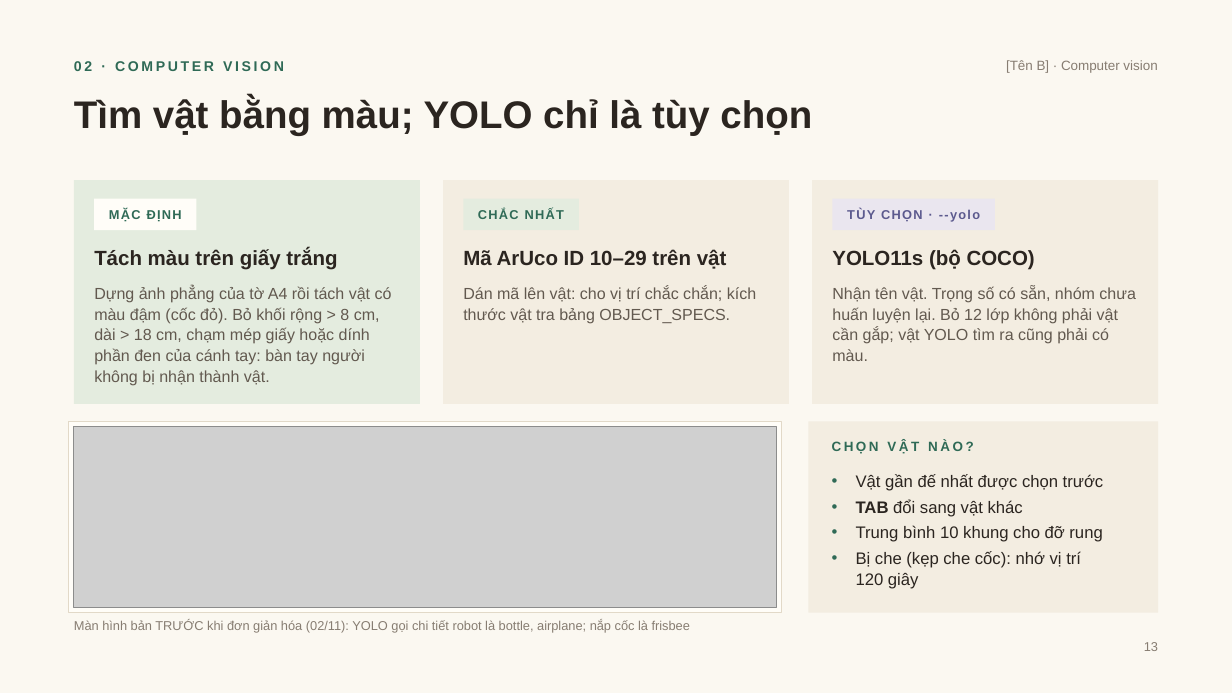
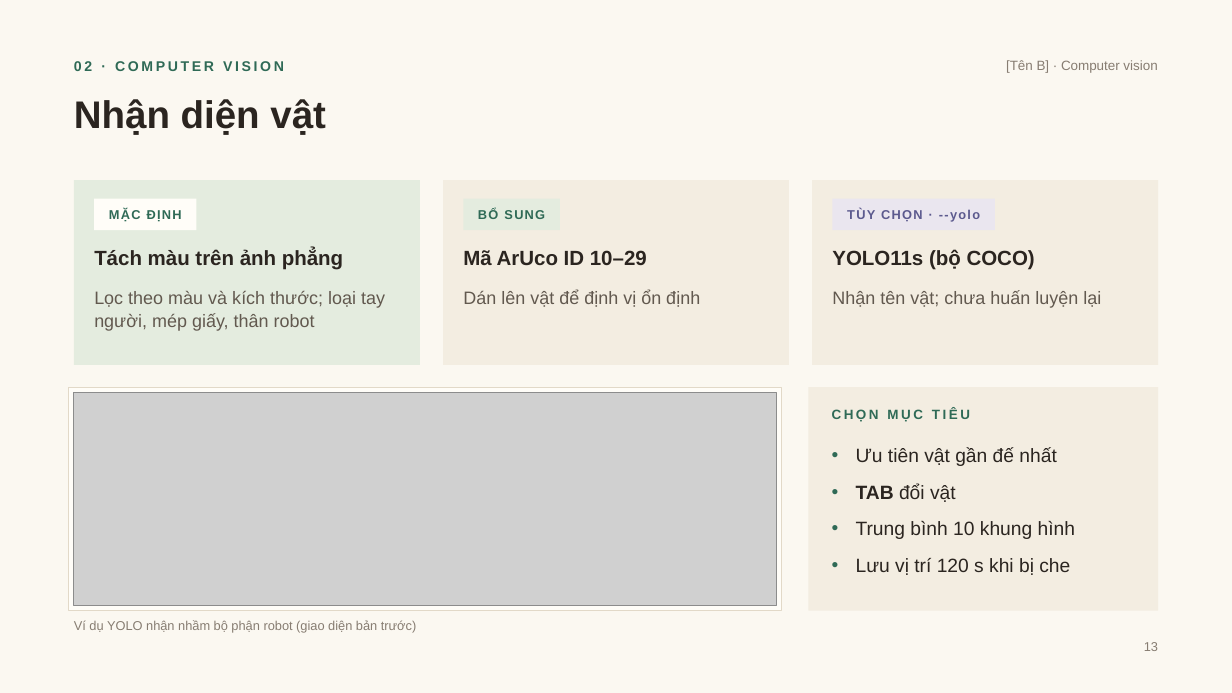
Before and after one commit to DuongNAD/Project_IoT, a slide deck: slide 13 of slides/Project_IoT_ThuyetTrinh.pptx. Drawn at 1232x693 pixels with LibreOffice and Linux fonts; fonts in the diff are those of the drawing; grey boxes stand for pictures. Boxes give left, top, right and bottom in pixels: in the first picture for what was removed or moved away, otherwise in the second. Text is boxed around its words. In the diff, an @@ line names an element or a change of style, - is before the commit and + after.

```diff
--- a/slides/Project_IoT_ThuyetTrinh.pptx
+++ b/slides/Project_IoT_ThuyetTrinh.pptx
@@ text at <box>74,99,326,135</box>: text changed @@
-Tìm vật bằng màu; YOLO chỉ là tùy chọn
+Nhận diện vật
@@ rectangle: place and size @@
-rectangle at <box>74,180,420,404</box>
+rectangle at <box>74,180,420,365</box>
@@ rectangle: place and size @@
-rectangle at <box>443,180,788,404</box>
+rectangle at <box>443,180,788,365</box>
@@ rectangle "BỔ SUNG": place and size @@
-rectangle "BỔ SUNG" at <box>463,199,579,230</box>
+rectangle "BỔ SUNG" at <box>463,199,560,230</box>
@@ text in rectangle at <box>478,209,545,219</box>: text changed @@
-CHẮC NHẤT
+BỔ SUNG
@@ rectangle: place and size @@
-rectangle at <box>812,180,1158,404</box>
+rectangle at <box>812,180,1158,365</box>
@@ text at <box>94,248,343,269</box>: text changed @@
-Tách màu trên giấy trắng
+Tách màu trên ảnh phẳng
@@ text at <box>463,250,647,265</box>: text changed @@
-Mã ArUco ID 10–29 trên vật
+Mã ArUco ID 10–29
@@ text at <box>94,291,385,331</box>: text changed; size 12.5 to 14 pt @@
-Dựng ảnh phẳng của tờ A4 rồi tách vật có màu đậm (cốc đỏ). Bỏ khối rộng > 8 cm, dài > 18 cm, chạm mép giấy hoặc dính phần đen của cánh tay: bàn tay người không bị nhận thành vật.
+Lọc theo màu và kích thước; loại tay người, mép giấy, thân robot
@@ text at <box>463,290,700,307</box>: text changed; size 12.5 to 14 pt @@
-Dán mã lên vật: cho vị trí chắc chắn; kích thước vật tra bảng OBJECT_SPECS.
+Dán lên vật để định vị ổn định
@@ text at <box>832,290,1101,308</box>: text changed; size 12.5 to 14 pt @@
-Nhận tên vật. Trọng số có sẵn, nhóm chưa huấn luyện lại. Bỏ 12 lớp không phải vật cần gắp; vật YOLO tìm ra cũng phải có màu.
+Nhận tên vật; chưa huấn luyện lại
@@ rectangle: place and size @@
-rectangle at <box>68,421,782,613</box>
+rectangle at <box>68,387,782,611</box>
@@ rectangle: place and size @@
-rectangle at <box>809,421,1158,613</box>
+rectangle at <box>809,387,1158,611</box>
@@ picture: place and size @@
-picture at <box>74,427,776,607</box>
+picture at <box>74,393,776,605</box>
@@ text at <box>832,409,970,422</box>: text changed @@
-CHỌN VẬT NÀO?
+CHỌN MỤC TIÊU
@@ text at <box>856,447,1075,575</box>: text changed; size 13 to 15 pt @@
-• Vật gần đế nhất được chọn trước
-• TAB đổi sang vật khác
-• Trung bình 10 khung cho đỡ rung
-• Bị che (kẹp che cốc): nhớ vị trí 120 giây
+• Ưu tiên vật gần đế nhất
+• TAB đổi vật
+• Trung bình 10 khung hình
+• Lưu vị trí 120 s khi bị che
@@ text at <box>74,620,416,633</box>: text changed @@
-Màn hình bản TRƯỚC khi đơn giản hóa (02/11): YOLO gọi chi tiết robot là bottle, airplane; nắp cốc là frisbee
+Ví dụ YOLO nhận nhầm bộ phận robot (giao diện bản trước)
```
Also in this commit, not shown: 24 other slides changed, 28 other files.
